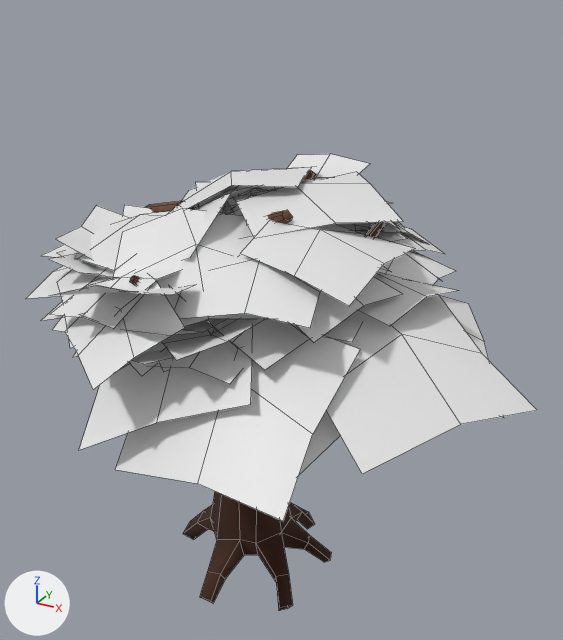
An edit to the FBX model Assets/Tree/TreeStage4.fbx, drawn before and after from the same camera.
Before and after are seen from a 50 mm camera at (3.32, -5.4, 5.07) aimed at (0.29, 0.12, 2.31). Arrows for +X, +Y and +Z are at lower left; the lights stay in place. Mesh edges are drawn as thin lines. Where no turn or scale is listed for an object, it has been applied to the vertices.

Before the edit, the objects in view are built like this:
```python
me_cylinder_001 = bpy.data.meshes.new('Cylinder.001')
me_cylinder_001.from_pydata(...)  # 837 vertices, 372 faces; spans x -1.87..2.57, y -1.98..2.16, z 1.63..3.58
me_cylinder_001.materials.append(mat_material)  # its picture is missing
me_cylinder_004 = bpy.data.meshes.new('Cylinder.004')
me_cylinder_004.from_pydata(...)  # 304 vertices, 278 faces; spans x -0.372..0.348, y -0.455..0.303, z -0.118..1.178
me_cylinder_004.materials.append(mat_material_001)  # picture img_treegradient_png
ob_tree4leaves = bpy.data.objects.new('Tree4Leaves', me_cylinder_001)
ob_tree4leaves.location = (0.0, 0.0, 0.0)
ob_tree4trunck = bpy.data.objects.new('Tree4Trunck', me_cylinder_004)
ob_tree4trunck.location = (0.0, 0.0, 0.0)
ob_tree4trunck.scale = (2.97, 2.97, 2.97)
```
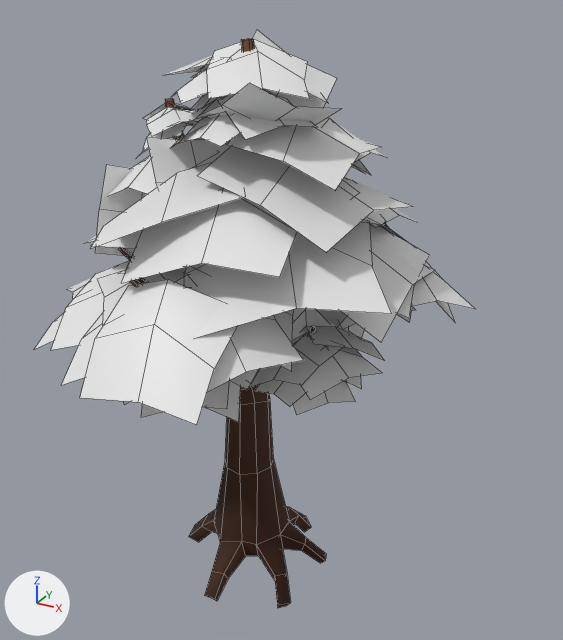
What differs and where, as boxes (x1, y1, x2, y2) in the pictures (563 x 640 px):
'Tree4Leaves', deleted: before (27, 154, 537, 521)
'Tree4Trunck.001', added: after (34, 30, 475, 425)
    faces in mat_material (its picture is missing): (34, 38, 475, 425)
    faces in mat_material_005 (its picture is missing): (95, 30, 359, 422)
'Tree4Trunck', reshaped, moved, rescaled (29% taller): before (129, 170, 385, 611); after (120, 39, 386, 608)

Patch to the scene script:
```diff
--- a/Assets/Tree/TreeStage4.fbx.py
+++ b/Assets/Tree/TreeStage4.fbx.py
@@ mat_material_005 @@
+mat_material_005 = principled_material('Material.005')
+mat_material_005.base_color = (0.8, 0.8, 0.8)  # white #e7e7e7
@@ me_cylinder_004 @@
 # used by ob_tree4trunck; location = (0.0, 0.0, 0.0); scale = (2.97, 2.97, 2.97)
-me_cylinder_004.from_pydata(...)  # 304 vertices, 278 faces; spans x -0.372..0.348, y -0.455..0.303, z -0.118..1.178
+me_cylinder_004.from_pydata(...)  # 304 vertices, 278 faces; spans x -0.319..0.348, y -0.455..0.303, z -0.097..1.146
+# me_cylinder_004 part 1: 304 of 304 vertices moved; they spanned x -0.372..0.348, y -0.455..0.303, z -0.118..1.178 and now span x -0.319..0.348, y -0.455..0.303, z -0.097..1.146; mean shift (0.0, -0.002, -0.203); largest move (-0.299, -0.167, 1.041) -> (-0.31, -0.164, 0.725)
 me_cylinder_004.materials.append(mat_material_001)
@@ me_cylinder_006 @@
+me_cylinder_006.from_pydata(...)  # 1044 vertices, 464 faces; spans x -1.79..1.84, y -1.95..1.7, z 1.7..4.68
+# faces by material slot: [368, 96]
+me_cylinder_006.materials.append(mat_material)  # its picture is missing
+me_cylinder_006.materials.append(mat_material_005)  # its picture is missing
@@ ob_tree4trunck @@
 ob_tree4trunck = bpy.data.objects.new('Tree4Trunck', me_cylinder_004)
-ob_tree4trunck.location = (0.0, 0.0, 0.0)
-ob_tree4trunck.scale = (2.97, 2.97, 2.97)
+ob_tree4trunck.location = (0.0, 0.01, 0.02)
+ob_tree4trunck.scale = (2.97, 2.97, 4.06)
@@ ob_tree4leaves @@
-ob_tree4leaves = bpy.data.objects.new('Tree4Leaves', me_cylinder_001)
-ob_tree4leaves.location = (0.0, 0.0, 0.0)
@@ ob_tree4trunck_001 @@
+ob_tree4trunck_001 = bpy.data.objects.new('Tree4Trunck.001', me_cylinder_006)
+ob_tree4trunck_001.location = (0.0, 0.01, 0.02)
```
